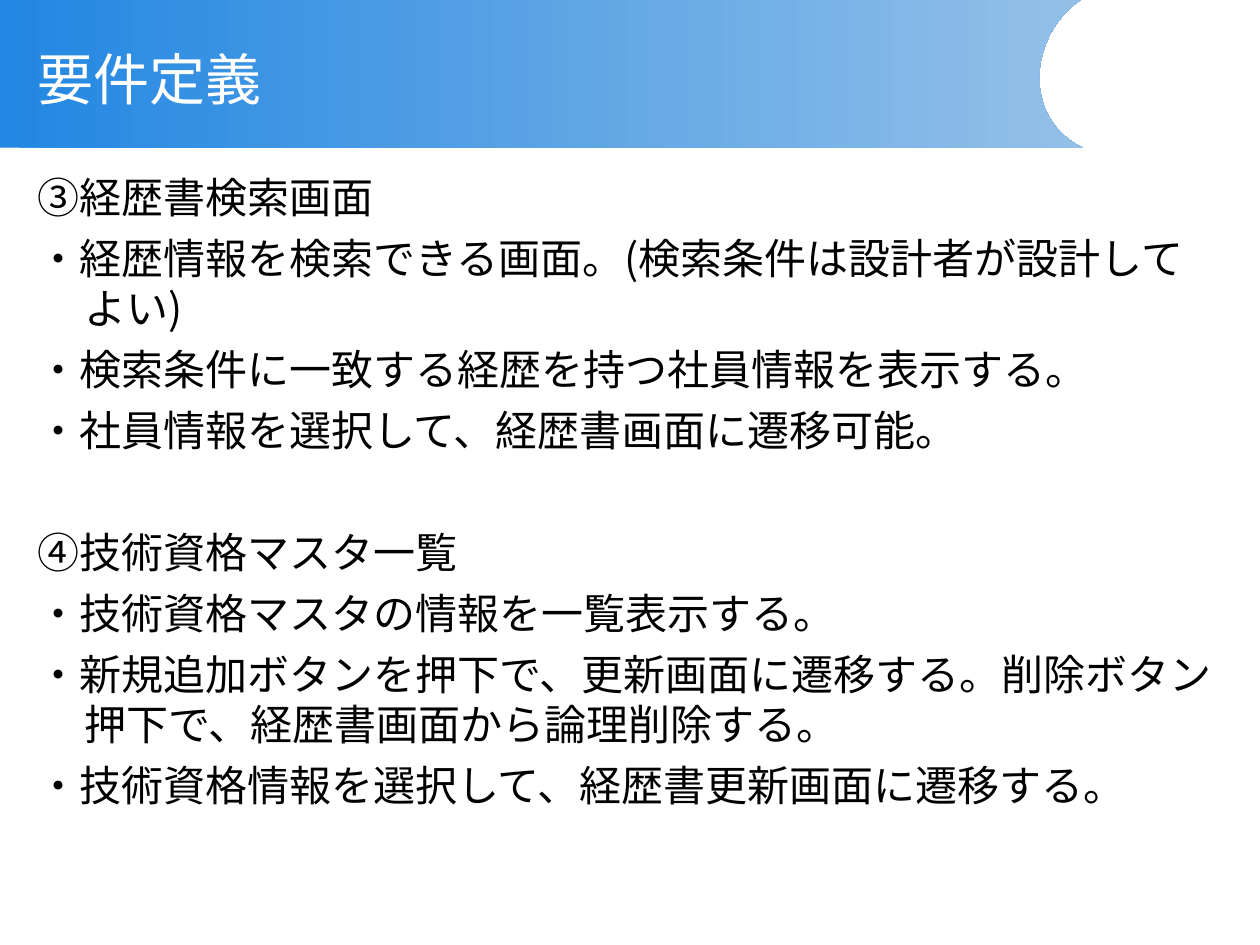
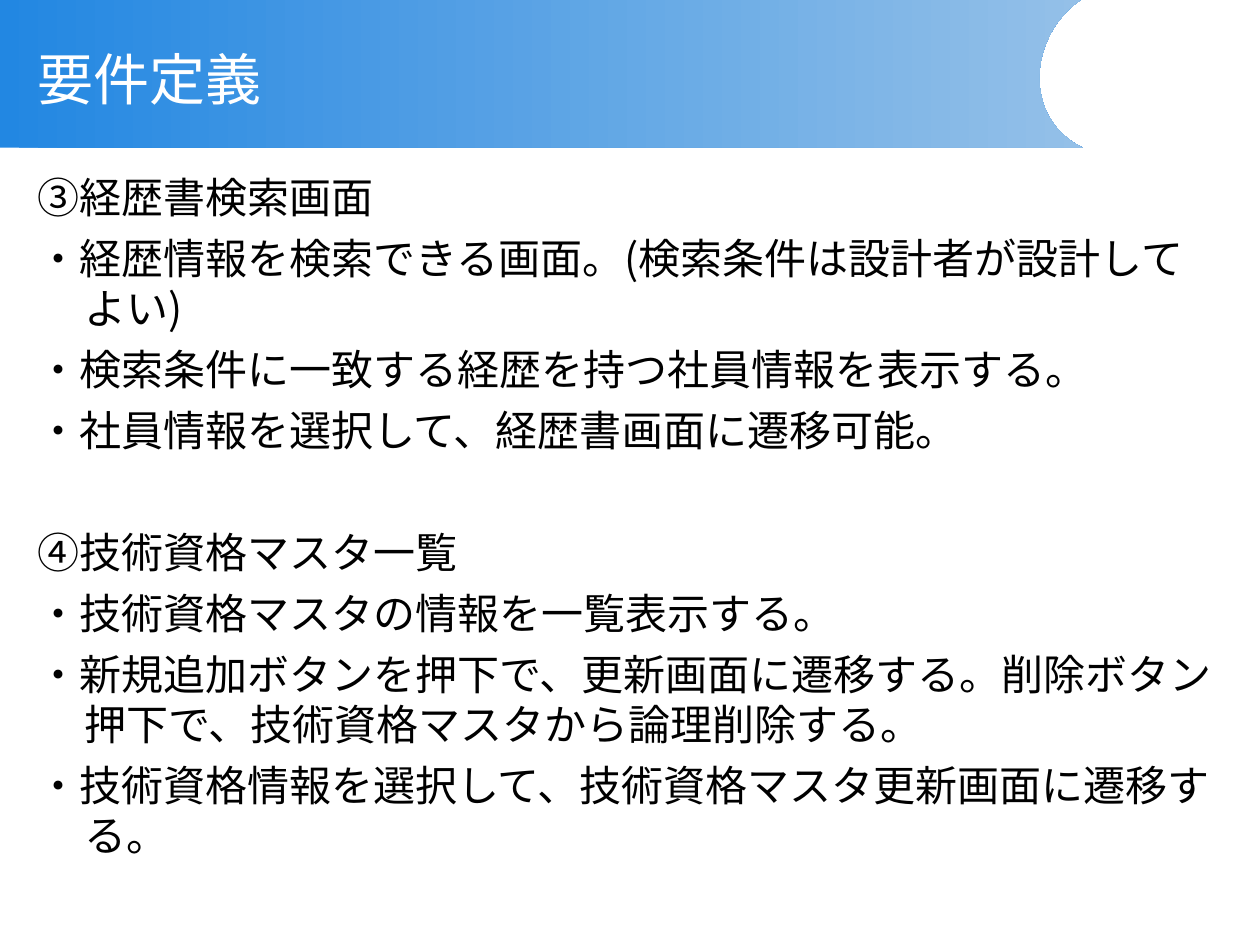
Before and after one commit to nguyenvantandev/WebApp, a slide deck: slide 8 of 技術者経歴書管理システム/技術者経歴書管理システム_要件定義.ppt. Drawn at 1260x945 pixels with LibreOffice and Linux fonts; fonts in the diff are those of the drawing; background and template pictures are left out. Boxes give left, top, right and bottom in pixels: in the first picture for what was removed or moved away, otherwise in the second. Text is boxed around its words. In the diff, an @@ line names an element or a change of style, - is before the commit and + after.

Commit message:
更新

```diff
--- a/技術者経歴書管理システム/技術者経歴書管理システム_要件定義.ppt
+++ b/技術者経歴書管理システム/技術者経歴書管理システム_要件定義.ppt
@@ text at (37, 654, 1211, 854): text changed @@
-・新規追加ボタンを押下で、更新画面に遷移する。削除ボタン押下で、経歴書画面から論理削除する。
-・技術資格情報を選択して、経歴書更新画面に遷移する。
+・新規追加ボタンを押下で、更新画面に遷移する。削除ボタン押下で、技術資格マスタから論理削除する。
+・技術資格情報を選択して、技術資格マスタ更新画面に遷移する。
```
Also in this commit, not shown: 1 other slide changed, 7 other files.
